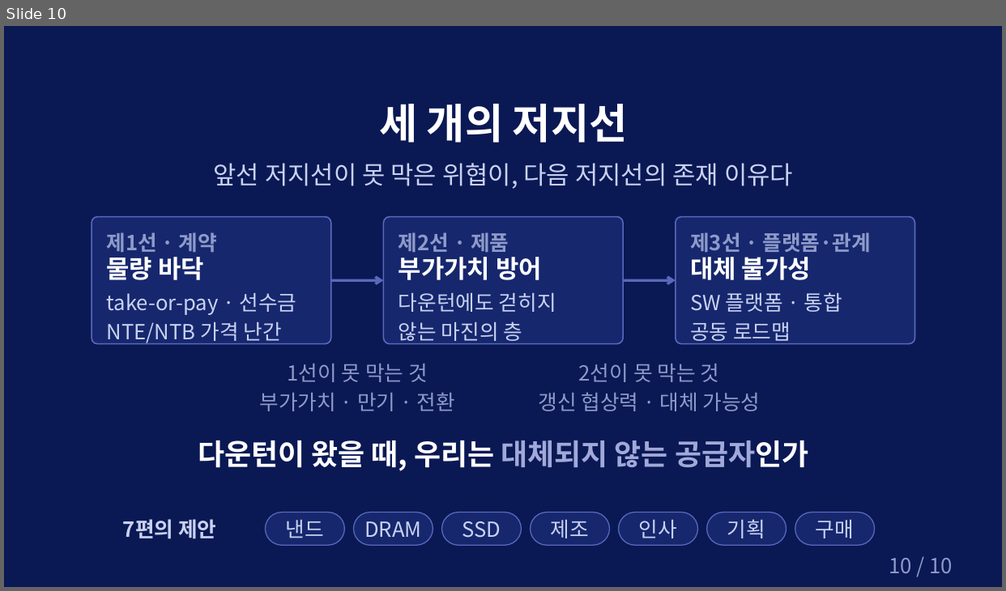
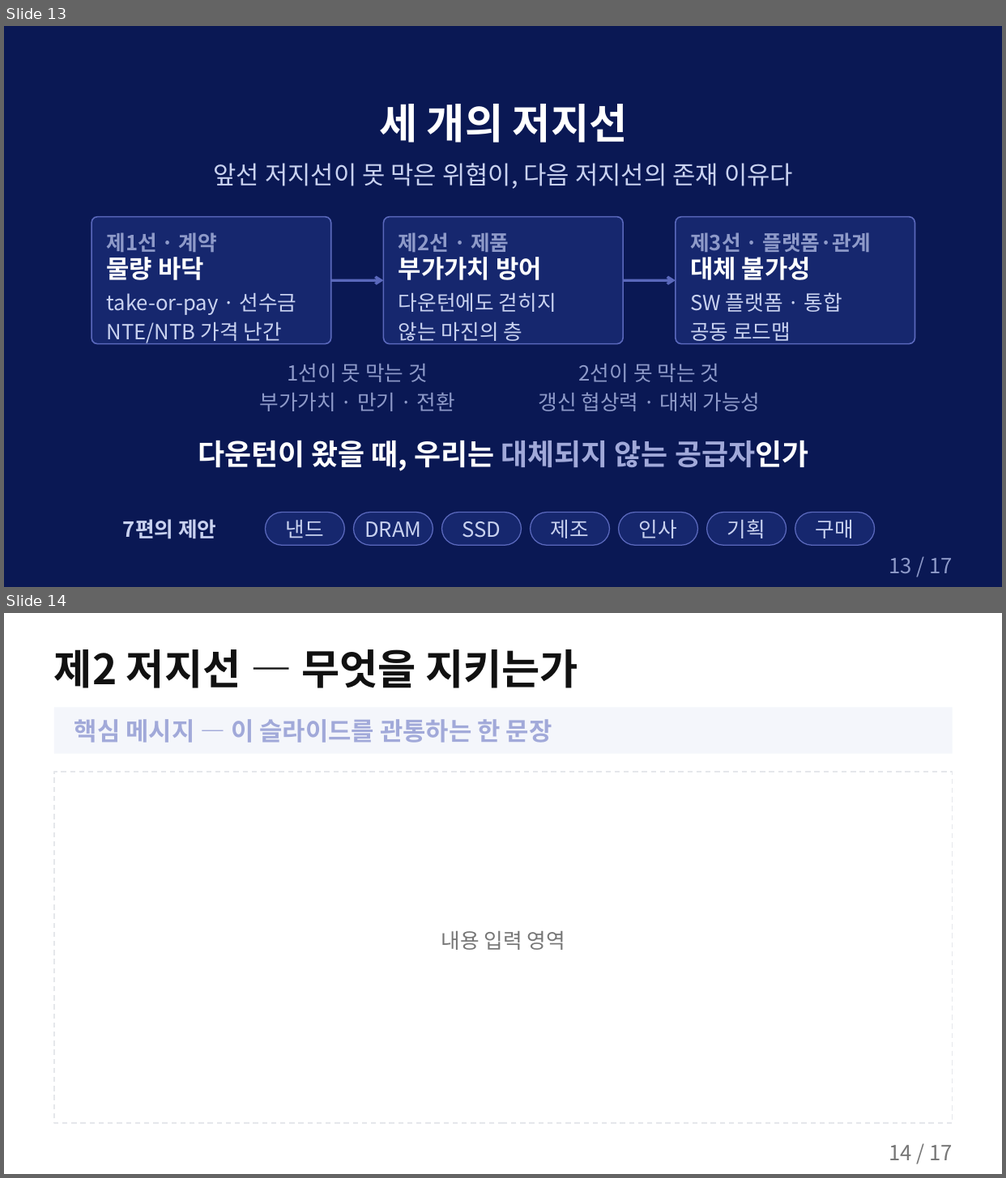
Before and after one commit to k31001/action-learning, a slide deck: outputs/presentation/storyline-common-overview.pptx. Shown one above the other, each under a label of ours: slide 10 before the commit, slides 13 and 14 after it. The pictures are 1006x591 and 1006x1178 pixels, drawn with LibreOffice and Linux fonts; fonts in the diff are those of the drawing; background and template pictures are left out. Boxes give left, top, right and bottom in pixels: in the first picture for what was removed or moved away, otherwise in the second. Text is boxed around its words. In the diff, an @@ line names an element or a change of style, - is before the commit and + after.

```diff
--- a/outputs/presentation/storyline-common-overview.pptx
+++ b/outputs/presentation/storyline-common-overview.pptx
@@ slide 14 added at [4,613,1002,1174], background #FFFFFF @@
@@ text added at [54,649,578,688], 40 pt, text #111111, bold @@
+제2 저지선 — 무엇을 지키는가
@@ rectangle added at [54,707,953,754], fill #F4F6FB @@
@@ text added at [74,719,552,743], 24 pt, text #A1A9D9, bold @@
+핵심 메시지 — 이 슬라이드를 관통하는 한 문장
@@ rectangle added at [54,772,953,1123], outline #E5E7EB 1.25 pt dashed @@
@@ text added at [441,931,565,950], 20 pt, text #767676 @@
+내용 입력 영역
@@ text added at [889,1145,953,1161], 20 pt, text #767676 @@
+14 / 17
@@ what was slide 10 is now slide 13 @@
@@ slide 13 changed as well @@
@@ text at [889,558,953,574]: text changed @@
-10 / 10
+13 / 17
```
Also in this commit, not shown: 8 other slides changed, 6 other slides added, 4 other files.
